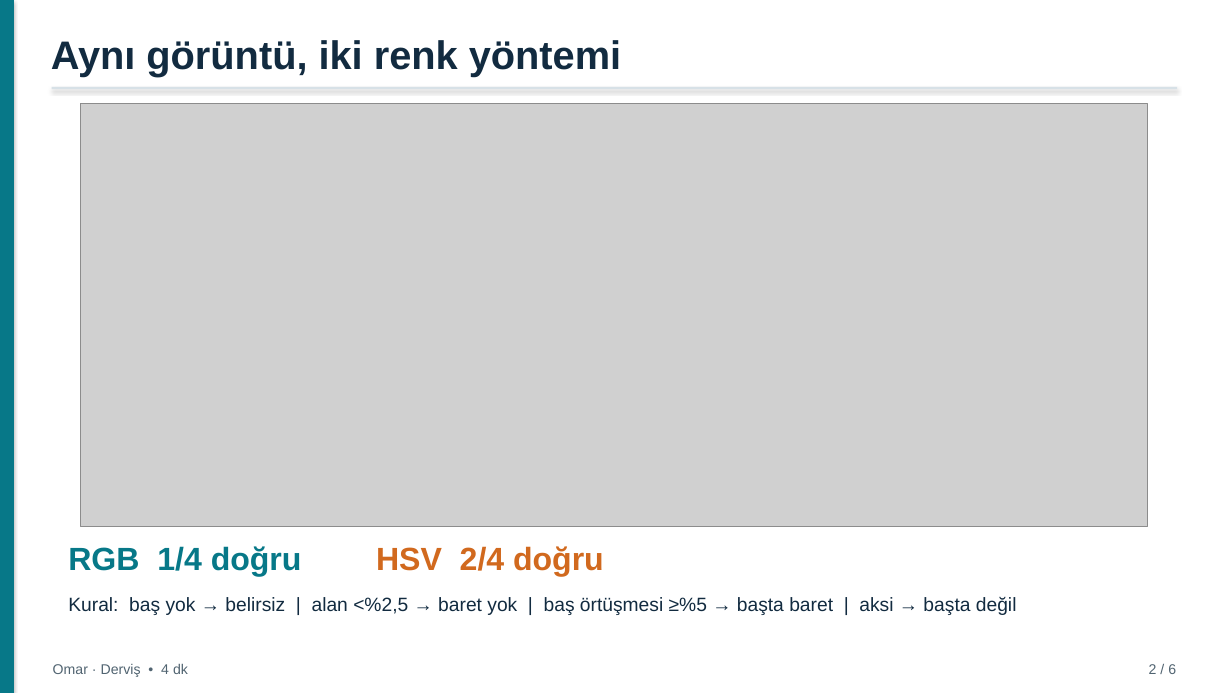
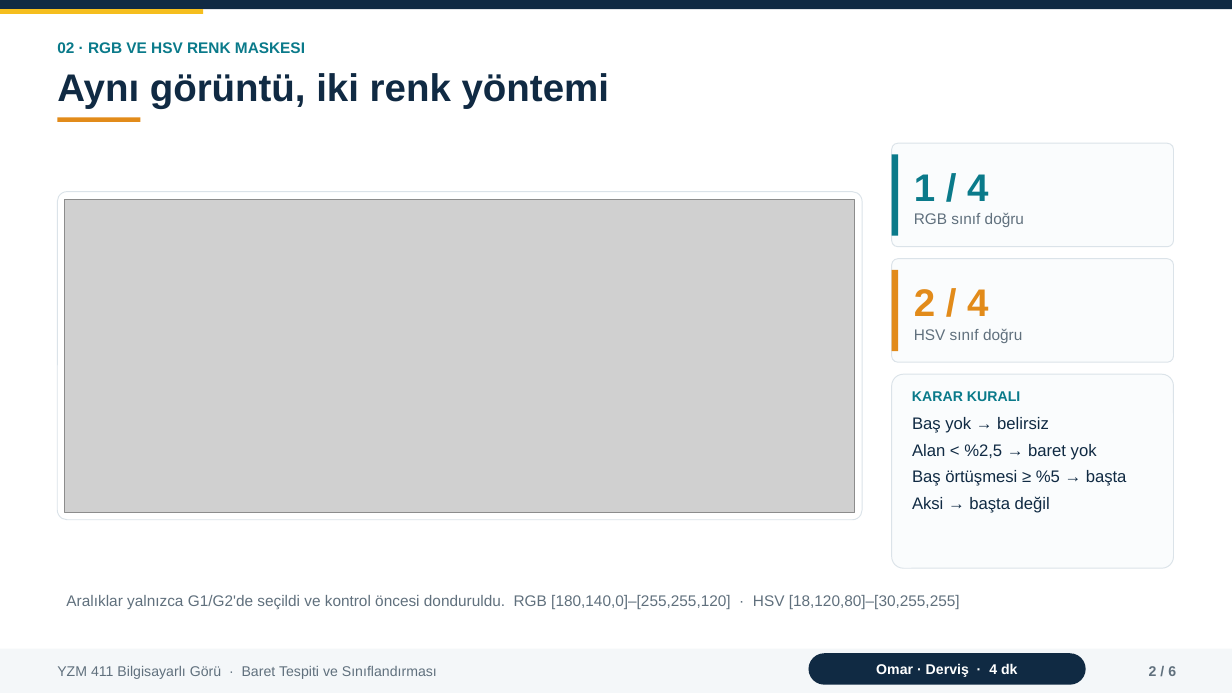
Before and after one commit to mderviskocar/barettespiti, a slide deck: slide 2 of sunum/baret_tespiti_sunum.pptx. Drawn at 1232x693 pixels with LibreOffice and Linux fonts; fonts in the diff are those of the drawing; grey boxes stand for pictures. Boxes give left, top, right and bottom in pixels: in the first picture for what was removed or moved away, otherwise in the second. Text is boxed around its words. In the diff, an @@ line names an element or a change of style, - is before the commit and + after.

Commit message:
Sunum tasarımı: yeni görsel düzen (kartlar, istatistik kutuları, sonuç tablosu, tutarlı alt bilgi)

```diff
--- a/sunum/baret_tespiti_sunum.pptx
+++ b/sunum/baret_tespiti_sunum.pptx
@@ rectangle: place and size @@
-rectangle at (52, 87, 1177, 90)
+rectangle at (0, 0, 1232, 9)
@@ rectangle at (0, 0, 1232, 9): fill #D7E1E7 to #102A43; shadow off @@
@@ rectangle removed at (0, 0, 14, 693) @@
@@ rectangle added at (0, 9, 203, 14), fill #F5BE1E @@
@@ text "Aynı görüntü, iki renk yöntemi": place and size @@
-text "Aynı görüntü, iki renk yöntemi" at (51, 40, 621, 76)
+text "Aynı görüntü, iki renk yöntemi" at (57, 73, 609, 109)
@@ text "Aynı görüntü, iki renk yöntemi" at (57, 73, 609, 109): size 31 to 30 pt, text colour #122B40 to #102A43 @@
@@ text added at (57, 42, 305, 53), 12 pt, text #0A7A8A, bold @@
+02 · RGB VE HSV RENK MASKESI
@@ rectangle added at (57, 117, 140, 122), fill #E28B1A @@
@@ rounded rectangle added at (892, 143, 1174, 247), fill #FAFCFD, outline #DBE3E9 0.75 pt @@
@@ rectangle added at (892, 154, 898, 236), fill #0A7A8A @@
@@ text "1 / 4" at (914, 174, 988, 201): vertical alignment middle to bottom @@
@@ text at (914, 174, 988, 201): text changed; size 25 to 30 pt; text colour #077888 to #0A7A8A @@
-RGB 1/4 doğru
+1 / 4
@@ rounded rectangle added at (57, 191, 862, 519), fill #FFFFFF, outline #DBE3E9 0.75 pt @@
@@ picture: place and size @@
-picture at (80, 104, 1148, 527)
+picture at (65, 199, 855, 512)
@@ text added at (914, 213, 1024, 227), 12 pt, text #60707D @@
+RGB sınıf doğru
@@ rounded rectangle added at (892, 259, 1174, 362), fill #FAFCFD, outline #DBE3E9 0.75 pt @@
@@ text "2 / 4" at (914, 289, 988, 316): vertical alignment middle to bottom @@
@@ rectangle added at (892, 270, 898, 351), fill #E28B1A @@
@@ text at (914, 289, 988, 316): text changed; size 25 to 30 pt; text colour #D1691E to #E28B1A @@
-HSV 2/4 doğru
+2 / 4
@@ text added at (914, 329, 1022, 343), 12 pt, text #60707D @@
+HSV sınıf doğru
@@ rounded rectangle added at (892, 374, 1174, 568), fill #FAFCFD, outline #DBE3E9 0.75 pt @@
@@ text "Baş yok → belirsiz" at (912, 417, 1127, 513): vertical alignment middle to top @@
@@ text at (912, 417, 1127, 513): text changed; size 15 to 13 pt; text colour #122B40 to #102A43 @@
-Kural: baş yok → belirsiz | alan <%2,5 → baret yok | baş örtüşmesi ≥%5 → başta baret | aksi → başta değil
+Baş yok → belirsiz
+Alan < %2,5 → baret yok
+Baş örtüşmesi ≥ %5 → başta
+Aksi → başta değil
@@ text added at (912, 391, 1020, 401), 11 pt, text #0A7A8A, bold @@
+KARAR KURALI
@@ text added at (66, 595, 960, 609), 12 pt, text #60707D @@
+Aralıklar yalnızca G1/G2'de seçildi ve kontrol öncesi donduruldu. RGB [180,140,0]–[255,255,120] · HSV [18,120,80]–[30,255,255]
@@ rectangle added at (0, 649, 1232, 693), fill #F4F7F9 @@
@@ rounded rectangle "Omar · Derviş · 4 ...": place and size @@
-rounded rectangle "Omar · Derviş · 4 ..." at (53, 664, 188, 677)
+rounded rectangle "Omar · Derviş · 4 ..." at (809, 653, 1086, 685)
@@ rounded rectangle "Omar · Derviş · 4 ..." at (809, 653, 1086, 685): fill none to #102A43 @@
@@ text "2 / 6" at (1149, 666, 1176, 676): text colour #516471 to #60707D, bold on @@
@@ text added at (57, 666, 437, 679), 11 pt, text #60707D @@
+YZM 411 Bilgisayarlı Görü · Baret Tespiti ve Sınıflandırması
@@ text in rounded rectangle at (876, 663, 1017, 677): text changed; text colour #516471 to #FFFFFF; bold on @@
-Omar · Derviş • 4 dk
+Omar · Derviş · 4 dk
```
Also in this commit, not shown: 5 other slides changed, 2 other files.
